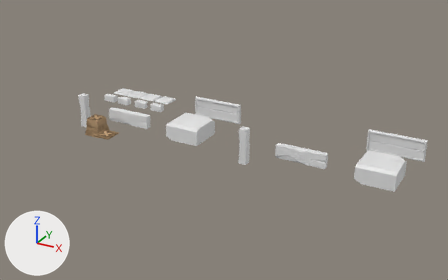
Two versions of the Blender file Brackeys2023.2/Assets/Models/masonry.blend, one commit apart.
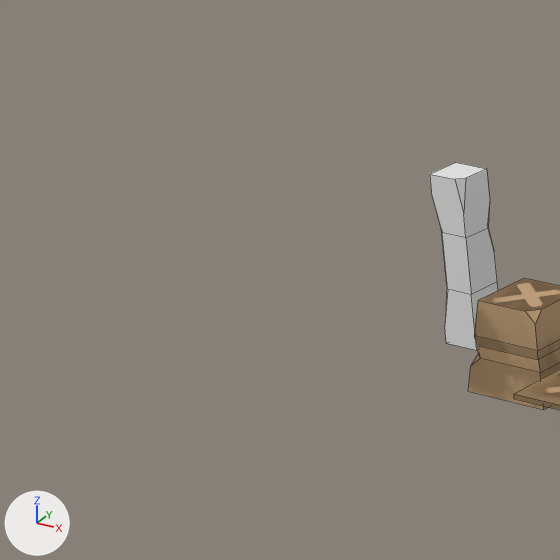
Each version is shown whole from a 50 mm camera at (24.52, -30.9, 13.57) aimed at (8.87, -2.45, -0.66), then close up on the part from 0% to 23% of the width and 23% to 59% of the height. The axes (+X, +Y, +Z) are drawn at lower left. The lights are the same throughout. The close-ups show mesh edges as thin lines.

Script lines for the objects in view, before the commit:
```python
me_cube_005 = bpy.data.meshes.new('Cube.005')
me_cube_005.from_pydata(...)  # 31 vertices, 25 faces; spans x -1.0..1.0, y -1.0..1.0, z -1.0..1.0
me_cube_005.materials.append(mat_symbols)  # picture img_symbols_atlas_png
me_cube_009 = bpy.data.meshes.new('Cube.009')
me_cube_009.from_pydata(...)  # 28 vertices, 22 faces; spans x -1.0..1.0, y -1.0..1.0, z -1.0..1.0
me_cube_009.materials.append(mat_from_stone_atlas)  # its picture is missing
me_cube_017 = bpy.data.meshes.new('Cube.017')
me_cube_017.from_pydata(...)  # a box spanning x -1.0..1.0, y -1.0..1.0, z -1.0..1.0
me_cube_017.materials.append(mat_symbols)  # picture img_symbols_atlas_png
ob_cube_002 = bpy.data.objects.new('Cube.002', me_cube_005)
ob_cube_002.location = (2.21, -5.47, 0.0)
ob_cube_002.scale = (0.5, 0.5, 0.5)
ob_cube_003 = bpy.data.objects.new('Cube.003', me_cube_017)
ob_cube_003.location = (3.5, -6.23, 0.0)
ob_cube_003.scale = (0.5, 0.5, -0.0272)
ob_pillar = bpy.data.objects.new('pillar', me_cube_009)
ob_pillar.location = (0.0, -3.92, 0.0)
ob_pillar.scale = (0.218, 0.218, 1.0)
```
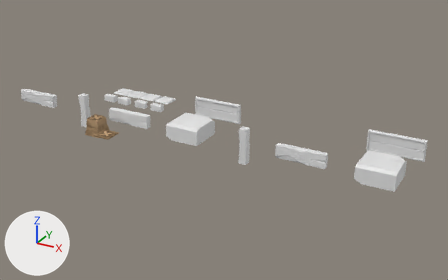
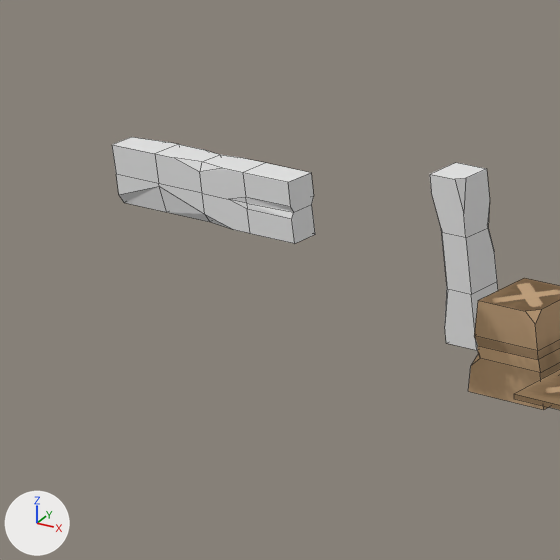
Boxes (x1, y1, x2, y2) around the edits, measured in the close-ups (560 x 560 px):
'large block.002', added: after (112, 137, 315, 244)

The edits, one by one:
Mesh me_cube_018 is new.
It has 52 vertices, 44 faces and spans x -1.37..1.37, y -0.19..0.19, z -0.37..0.37.
It uses material mat_from_stone_atlas (its picture is missing).
Object 'large block.002' (ob_large_block_002) is new; it shows me_cube_018.
Its location is (-4.05, -3.61, 0.0).
